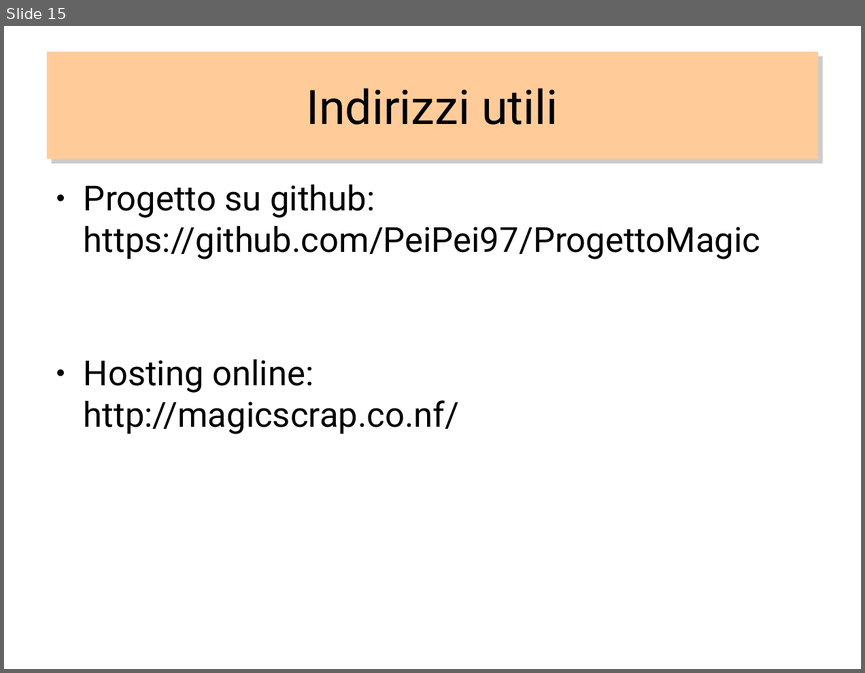
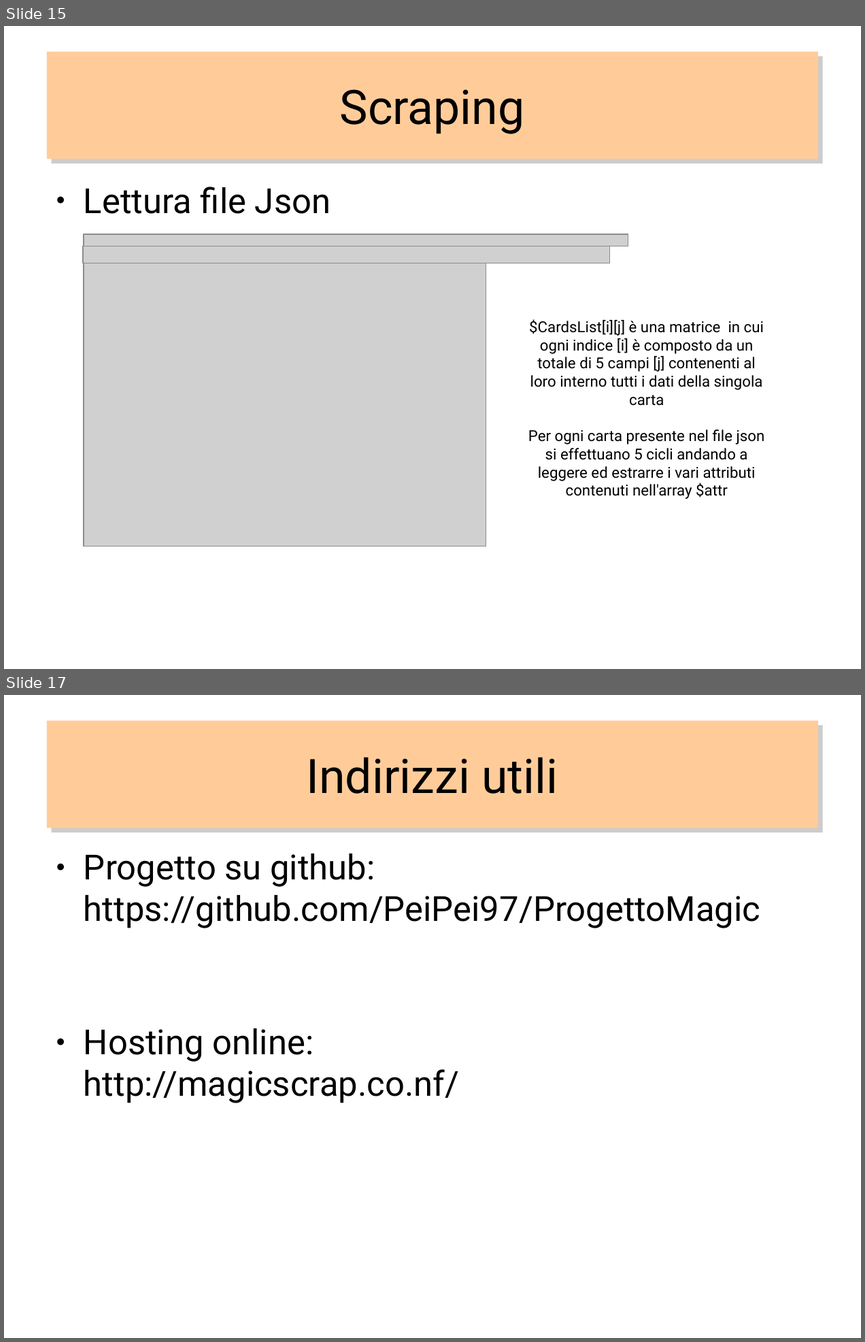
Before and after one commit to PeiPei97/ProgettoMagic, a slide deck: magicscrap.odp. Shown one above the other, each under a label of ours: slide 15 before the commit, slides 15 and 17 after it; the slides between them are not shown. The pictures are 865x673 and 865x1342 pixels, drawn with LibreOffice and Linux fonts; fonts in the diff are those of the drawing; grey boxes stand for pictures. Boxes give left, top, right and bottom in pixels: in the first picture for what was removed or moved away, otherwise in the second. Text is boxed around its words. In the diff, an @@ line names an element or a change of style, - is before the commit and + after.

```diff
--- a/magicscrap.odp
+++ b/magicscrap.odp
@@ slide 15 added at (4, 26, 861, 669), background #FFFFFF @@
@@ title added at (47, 52, 818, 159), fill #FFCC99, 44 pt, text #000000 @@
+Scraping
@@ text added at (84, 186, 330, 214), 32 pt, text #000000 @@
+● Lettura file Json
@@ picture added at (82, 246, 610, 263) @@
@@ picture added at (84, 234, 628, 247) @@
@@ picture added at (84, 263, 486, 546) @@
@@ text added at (528, 319, 765, 499), 14 pt, text #000000 @@
+$CardsList[i][j] è una matrice in cui ogni indice [i] è composto da un totale di 5 campi [j] contenenti al loro interno tutti i dati della singola carta
+Per ogni carta presente nel file json si effettuano 5 cicli andando a leggere ed estrarre i vari attributi contenuti nell'array $attr
@@ what was slide 15 is now slide 17 @@
```
Also in this commit, not shown: 1 other slide added, 3 other files.
